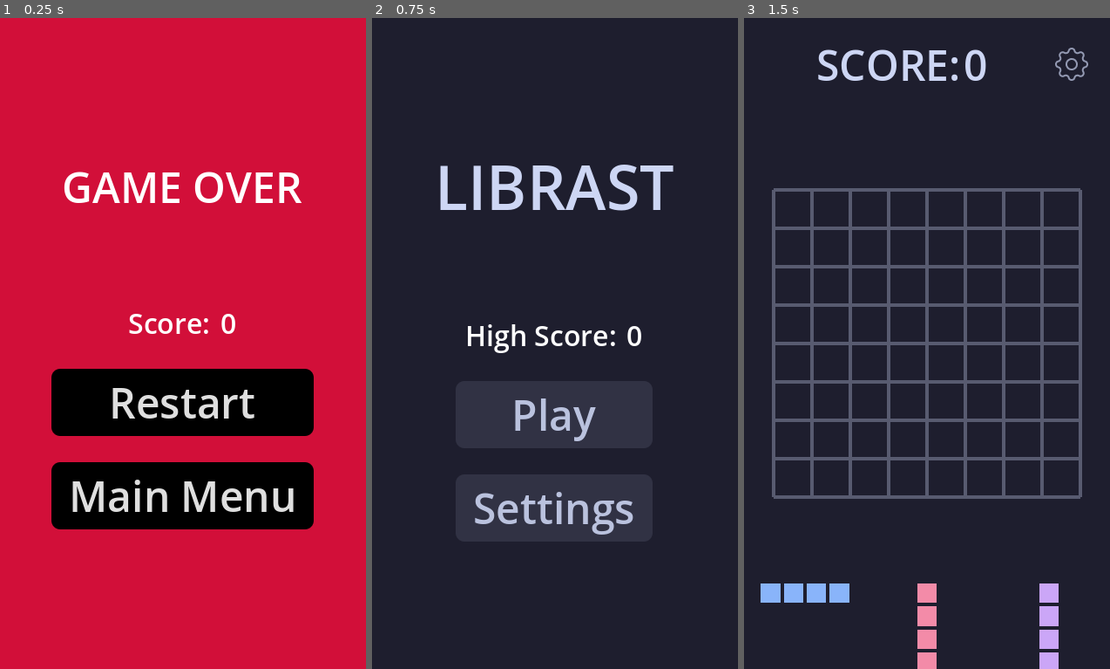
Above: before the commit, frames 1-3 (left to right).
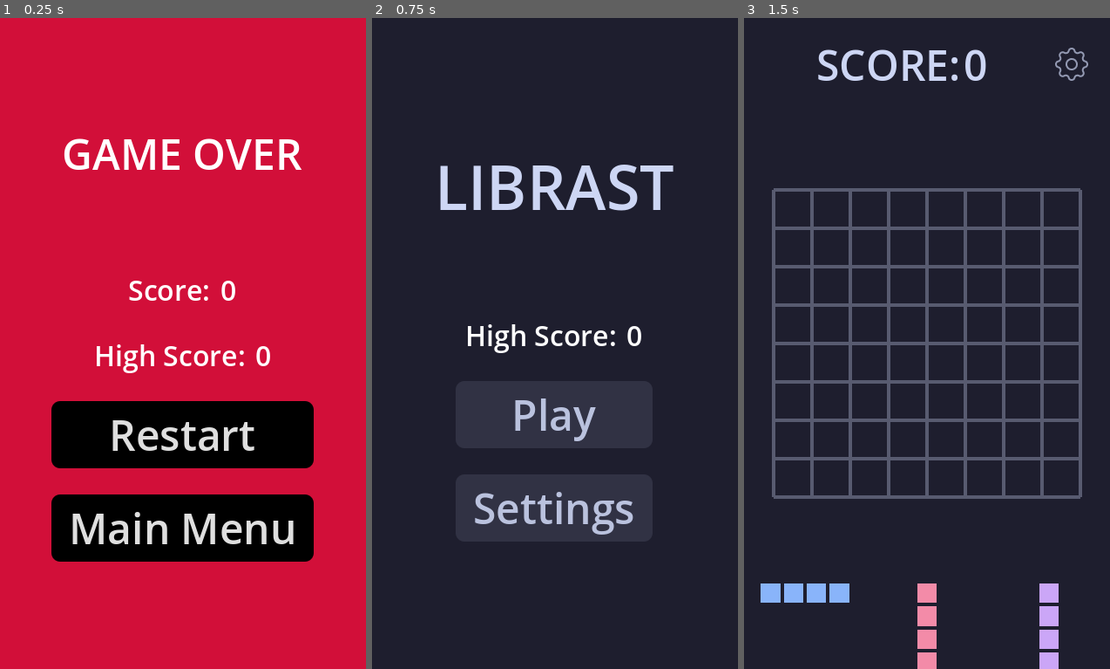
Above: after the commit, the same moments.

Repository: Piernikkk/librast
Game: Godot game, scene res://scenes/game_over.tscn
The game is run twice, just before and just after one commit, with the same random seed, the same clock (stepped at 60 frames per second) and the same inputs. This scene is started directly instead of the project's main scene.
Inputs:
- Up to frame 1 (0.25 s): no input
- Up to frame 2 (0.75 s): click "Main Menu" at 0.5 s
- Up to frame 3 (1.5 s): click "Play" at 1.25 s

The runs differ from the first frame. In frame 1, 19% of the frame differs, in the area x 14-86%, y 18-84%; in frame 2, nothing differs; in frame 3, nothing differs.

Commit message:
Added high score saved to storage

Diff:
--- a/scenes/game_over.tscn
+++ b/scenes/game_over.tscn
@@ -107,7 +107,22 @@
 theme_override_font_sizes/font_size = 32
 text = "Score: "
 
-[node name="HighScore" type="Label" parent="MarginContainer/VBoxContainer/VBoxContainer/HBoxContainer"]
+[node name="Score" type="Label" parent="MarginContainer/VBoxContainer/VBoxContainer/HBoxContainer"]
+unique_name_in_owner = true
+layout_mode = 2
+theme_override_font_sizes/font_size = 32
+text = "0"
+
+[node name="HBoxContainer2" type="HBoxContainer" parent="MarginContainer/VBoxContainer/VBoxContainer"]
+layout_mode = 2
+size_flags_horizontal = 4
+
+[node name="Label" type="Label" parent="MarginContainer/VBoxContainer/VBoxContainer/HBoxContainer2"]
+layout_mode = 2
+theme_override_font_sizes/font_size = 32
+text = "High Score: "
+
+[node name="HighScore" type="Label" parent="MarginContainer/VBoxContainer/VBoxContainer/HBoxContainer2"]
 unique_name_in_owner = true
 layout_mode = 2
 theme_override_font_sizes/font_size = 32
--- a/scenes/start_screen.tscn
+++ b/scenes/start_screen.tscn
@@ -65,6 +65,7 @@
 text = "High Score: "
 
 [node name="HighScore" type="Label" parent="Main/VBoxContainer/VBoxContainer/HBoxContainer"]
+unique_name_in_owner = true
 layout_mode = 2
 theme_override_font_sizes/font_size = 32
 text = "0"
--- a/scripts/game_over.gd
+++ b/scripts/game_over.gd
@@ -1,9 +1,11 @@
 extends Control
 
+@onready var score_label: Label = %Score;
 @onready var high_score_label: Label = %HighScore;
 
 func _ready() -> void:
-	high_score_label.text = str(Globals.score);
+	score_label.text = str(Globals.score);
+	high_score_label.text = str(Globals.high_score);
 
 func _on_restart_pressed() -> void:
 	get_tree().change_scene_to_file("res://scenes/main_scene.tscn");
--- a/scripts/game_ui.gd
+++ b/scripts/game_ui.gd
@@ -24,5 +24,9 @@
 	pause_menu.visible = true;
 
 func game_over() -> void:
-	Globals.score = int(score_label.text);
+	var final_score = int(score_label.text);
+	Globals.score = final_score;
+
+	Globals.save_high_score(final_score);
+
 	get_tree().change_scene_to_file("res://scenes/game_over.tscn");
--- a/scripts/globals.gd
+++ b/scripts/globals.gd
@@ -19,7 +19,13 @@
 const DEBUG_VERBOSE: bool = false;
 
 const POINT_MULTIPLIER: int = 10;
+const SAVE_FILE_PATH: String = "user://high_score.save";
 
+var score: int = 0;
+var high_score: int = 0;
+
+func _ready() -> void:
+	load_high_score();
 
 func calculate_points(rows: int, cols: int) -> int:
 	var points = 0;
@@ -33,4 +39,30 @@
 
 	return points;
 
-var score: int = 0;
+func load_high_score() -> void:
+	var config = ConfigFile.new();
+	var err = config.load(SAVE_FILE_PATH);
+
+	if err == OK:
+		high_score = config.get_value("game", "high_score", 0);
+		print("High score loaded: ", high_score);
+	else:
+		high_score = 0;
+		print("No save file found");
+
+func save_high_score(new_score: int) -> void:
+	if new_score > high_score:
+		high_score = new_score;
+
+		var config = ConfigFile.new();
+		config.set_value("game", "high_score", high_score);
+		var err = config.save(SAVE_FILE_PATH);
+
+		if err == OK:
+			print("New high score saved: ", high_score);
+		else:
+			print("Error saving high score: ", err);
+
+		return ;
+
+	print("Score ", new_score, " did not beat high score ", high_score);
--- a/scripts/start_screen.gd
+++ b/scripts/start_screen.gd
@@ -1,7 +1,11 @@
 extends Control
 
 
-@onready var main_menu = %MainMenu;
+@onready var high_score = %HighScore;
+
+func _ready() -> void:
+	high_score.text = str(Globals.high_score);
+
 
 func _on_play_pressed() -> void:
 	get_tree().change_scene_to_file("res://scenes/main_scene.tscn");
